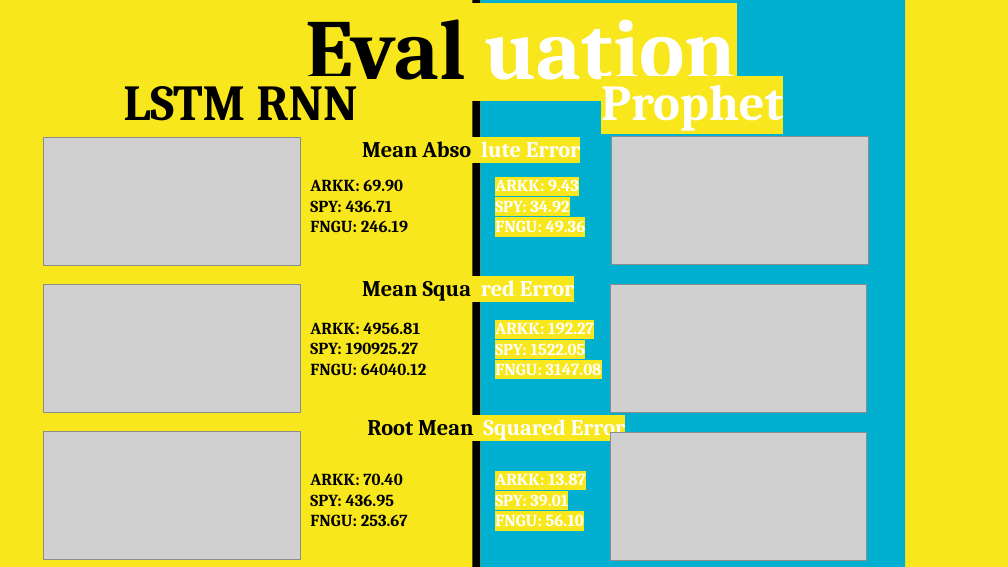
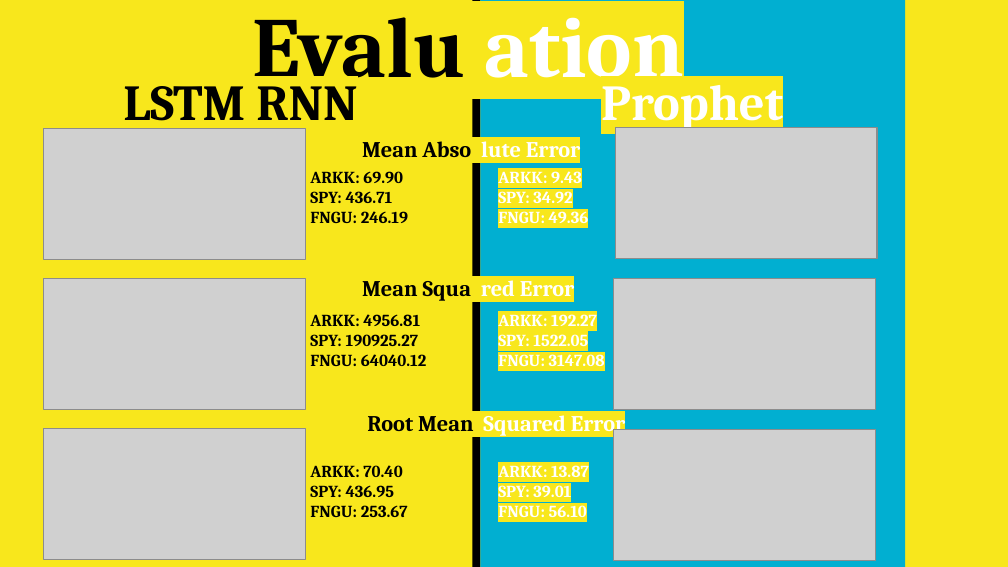
Before and after one commit to SZun/ETF-Forecasts, a slide deck: slide 9 of ETF_Forecasts_Presentation.pptx. Drawn at 1008x567 pixels with LibreOffice and Linux fonts; fonts in the diff are those of the drawing; grey boxes stand for pictures. Boxes give left, top, right and bottom in pixels: in the first picture for what was removed or moved away, otherwise in the second. Text is boxed around its words. In the diff, an @@ line names an element or a change of style, - is before the commit and + after.

Commit message:
updated image and text formatting for presentation

```diff
--- a/ETF_Forecasts_Presentation.pptx
+++ b/ETF_Forecasts_Presentation.pptx
@@ title at (x1=253, y1=0, x2=684, y2=96): text changed; text colour #FFFFFF to #000000 @@
-Eval uation
+Evalu ation
@@ picture resized from (x1=43, y1=137, x2=300, y2=265) to (x1=43, y1=128, x2=305, y2=259) @@
@@ picture resized from (x1=612, y1=136, x2=869, y2=264) to (x1=615, y1=127, x2=877, y2=258) @@
@@ picture resized from (x1=43, y1=284, x2=300, y2=412) to (x1=43, y1=278, x2=305, y2=409) @@
@@ picture resized from (x1=610, y1=284, x2=867, y2=412) to (x1=614, y1=278, x2=876, y2=409) @@
@@ title "Root Mean Squared Error" moved from (x1=367, y1=414, x2=625, y2=441) to (x1=367, y1=410, x2=625, y2=437) @@
@@ picture resized from (x1=43, y1=431, x2=300, y2=559) to (x1=43, y1=428, x2=305, y2=559) @@
@@ 3 titles moved together from (x1=310, y1=179, x2=426, y2=526) to (x1=310, y1=171, x2=426, y2=517) @@
@@ 3 titles moved together from (x1=495, y1=176, x2=602, y2=526) to (x1=498, y1=171, x2=605, y2=517) @@
@@ picture resized from (x1=610, y1=432, x2=867, y2=560) to (x1=614, y1=429, x2=876, y2=560) @@
```
Also in this commit, not shown: 7 other slides changed.
